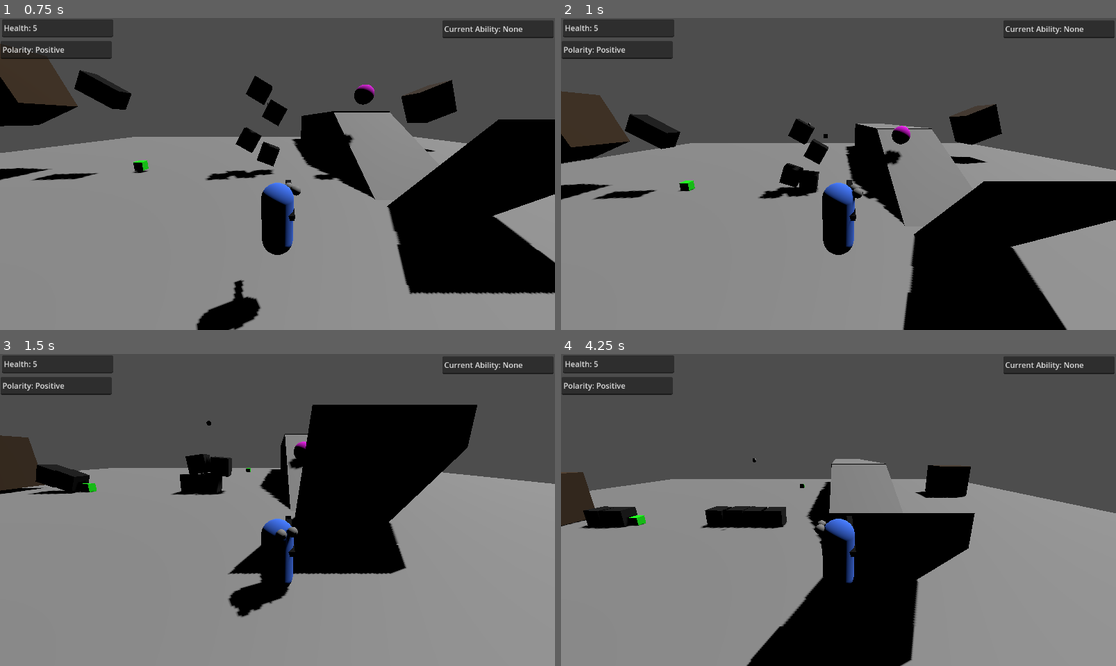
Above: before the commit, frames 1-4 (two rows, left to right).
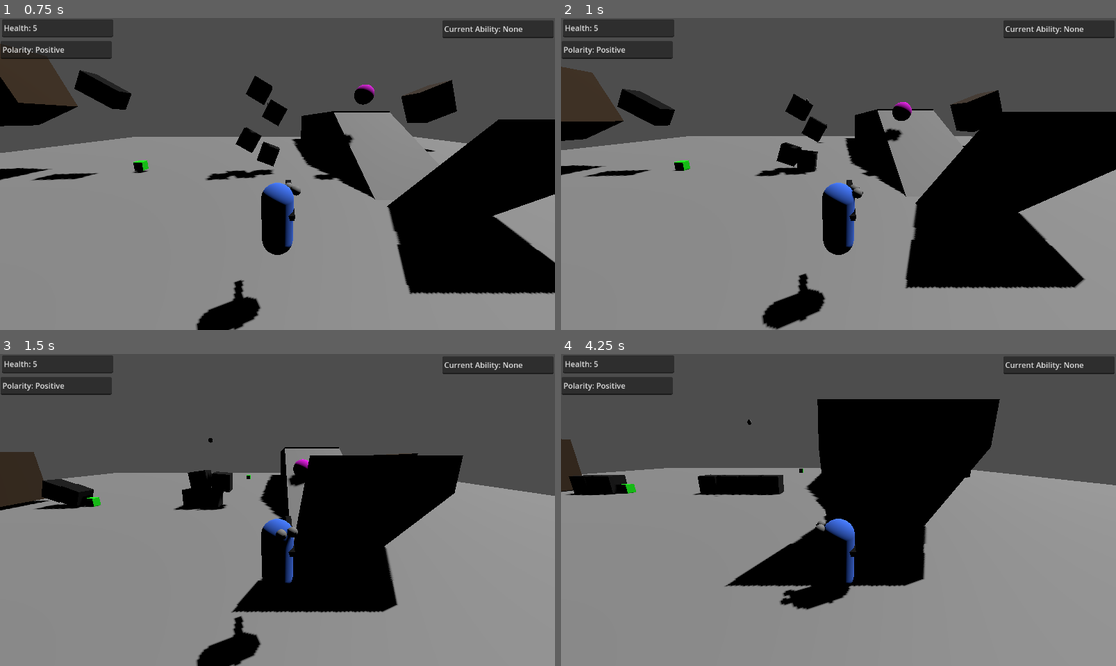
Above: after the commit, the same moments.

Repository: Harry2166/BOTW-in-Godot-and-more
Game: Godot game, scene res://Level/level_1.tscn
Two runs of this game, one before a commit and one after it. Both use one fixed random seed, a clock stepped at 60 frames per second and the inputs below.
Inputs:
- Up to frame 1 (0.75 s): hold D (move_right) from 0.53 s (still down); tap Space (jump) at 0.6 s
- Up to frame 2 (1 s): keep holding D (move_right); tap Space (jump) at 0.77 s
- Up to frame 3 (1.5 s): tap Space (jump) at 1.07, 1.35 s; release D (move_right) at 1.28 s; hold Down (move_back) from 1.28 s (still down)
- Up to frame 4 (4.25 s): tap Space (jump) at 1.52, 1.82, 2.1, 2.85, 3.02, 3.32, 3.6, 3.77, 4.07 s; release Down (move_back) at 2.03 s; hold D (move_right) 2.03-2.78 s; hold W (move_forward) 2.78-3.53 s; hold A (move_left) from 3.53 s (still down)

Frame 1 is identical in both runs. In frame 2, 24% of the frame differs, in the area x 0-100%, y 15-100%; in frame 3, 15%; in frame 4, 26%, in the area x 0-100%, y 14-100%.

Commit message:
feat: Remove regular double jump

Diff:
--- a/Scripts/player.gd
+++ b/Scripts/player.gd
@@ -21,13 +21,13 @@
 @export var controller_sensitivity = 3
 @export var rot_speed = 5
 @export var player_polarity = true
-var num_of_jumps = 2
 var currAbilityIdx = 0
 #@export var joystickRightPath
 #@onready var joystickRight : VirtualJoystick = get_node(joystickRightPath)
 
 # var velocity = Vector3.ZERO
 var snap_vector = Vector3.ZERO
+#var num_of_jumps = 2
 
 @onready var spring_arm = $SpringArm3D
 @onready var pivot = $Pivot
@@ -84,8 +84,8 @@
 		anim_player.play("attack")
 		weapon_hitbox.disabled = false
 
-	if num_of_jumps < 1 and is_on_floor():
-		num_of_jumps = 2
+	#if num_of_jumps < 1 and is_on_floor():
+		#num_of_jumps = 2
 	if Input.is_action_just_pressed("left_shoulder"):
 		currAbilityIdx += 1
 		match (currAbilityIdx % 6):
@@ -242,11 +242,11 @@
 	if Input.is_action_just_pressed("jump") and is_on_floor():
 		snap_vector = Vector3.ZERO
 		velocity.y = jump_impulse
-		num_of_jumps -= 1
-	if Input.is_action_just_pressed("jump") and num_of_jumps > 0 and not is_on_floor():
-		num_of_jumps -= 1
-		snap_vector = Vector3.ZERO
-		velocity.y = jump_impulse
+		#num_of_jumps -= 1
+	#if Input.is_action_just_pressed("jump") and num_of_jumps > 0 and not is_on_floor():
+		#num_of_jumps -= 1
+		#snap_vector = Vector3.ZERO
+		#velocity.y = jump_impulse
 	if Input.is_action_just_released("jump") and velocity.y > jump_impulse / 2:
 		velocity.y = jump_impulse / 2
 
